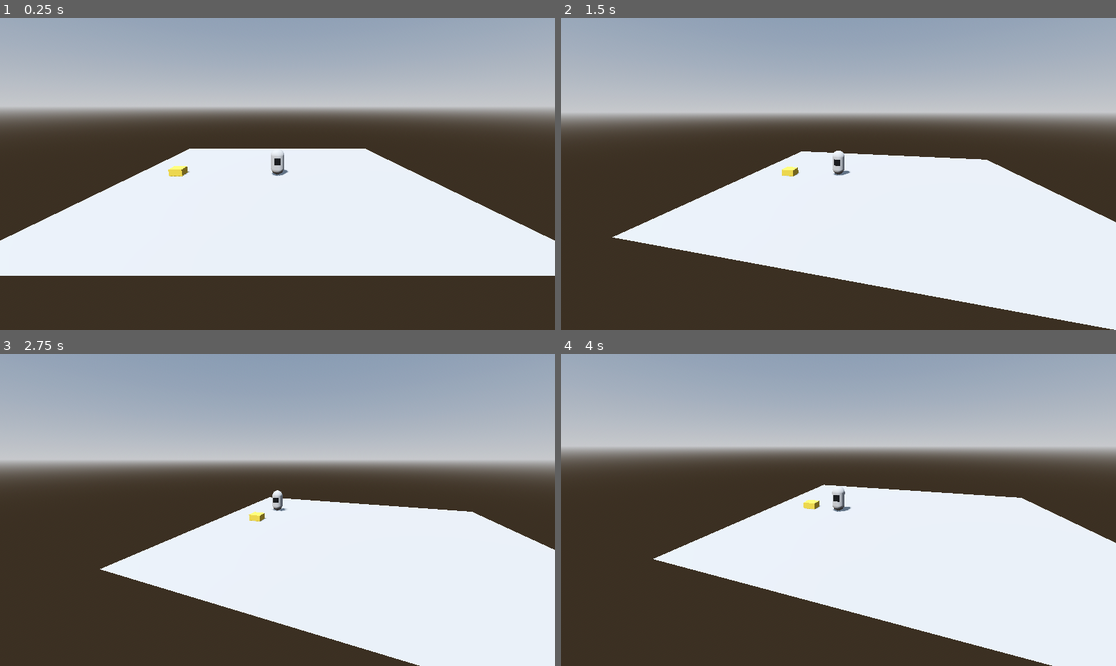
Above: before the commit, frames 1-4 (two rows, left to right).
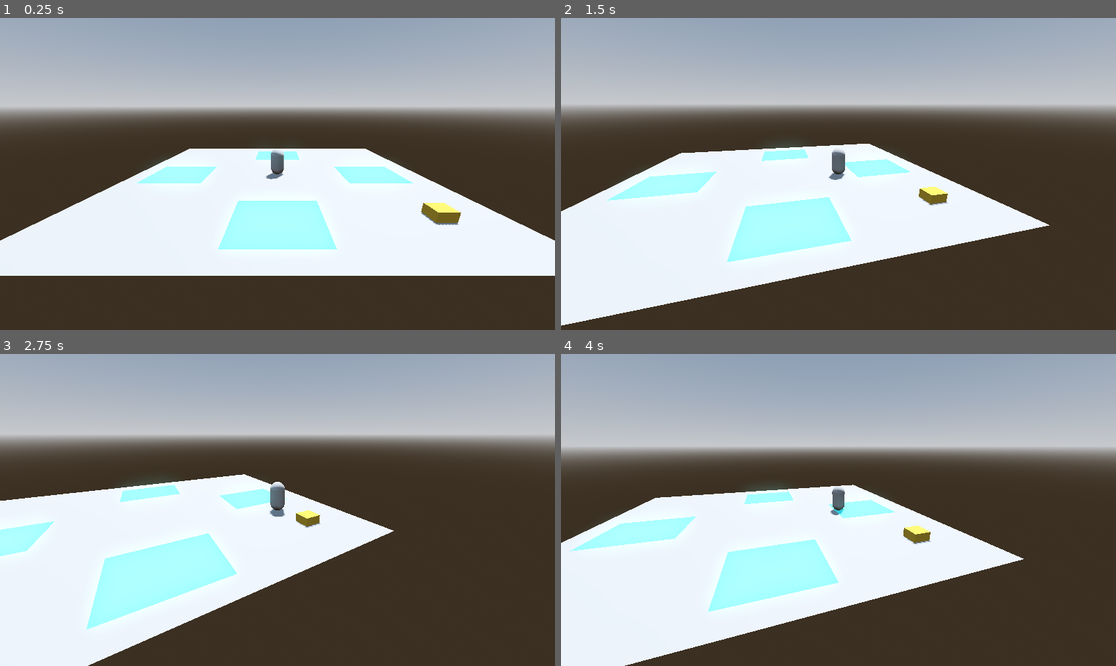
Above: after the commit, the same moments.

Repository: JoaoSant0s/Godot_Test_Project
Game: Godot game, scene res://_Project/Scenes/boot.tscn
Same seed, same stepped clock (60 frames per second), same inputs: the game is played once before the commit and once after it.
Inputs (mouse positions are in pixels of both pictures, inside the frame that each line leads up to):
- Up to frame 1 (0.25 s): no input
- Up to frame 2 (1.5 s): tap Enter (ui_accept) at 0.5, 0.77 s; move the mouse to (960, 158) at 0.52 s; hold D (right) 0.53-1.28 s; move the mouse to (727, 189) at 1.27 s; hold S (back) from 1.28 s (still down)
- Up to frame 3 (2.75 s): tap Enter (ui_accept) at 1.52 s; move the mouse to (333, 441) at 2.02 s; release S (back) at 2.03 s; hold D (right) from 2.03 s (still down)
- Up to frame 4 (4 s): move the mouse to (810, 572) at 2.77 s; release D (right) at 2.78 s; hold W (forward) 2.78-3.53 s; tap Enter (ui_accept) at 3.02, 3.77 s; move the mouse to (1005, 556) at 3.52 s; hold A (left) from 3.53 s (still down)

The runs differ from the first frame. In frame 1, 4.6% of the frame differs, in the area x 24-84%, y 42-75%; in frame 2, 36%; in frame 3, 54%, in the area x 0-100%, y 24-100%; in frame 4, 35%.

Commit message:
)imp): creating trigger platform to interact with players

Diff:
--- a/Modules/VirtualCamera/Runtime/VirtualCamera.gd
+++ b/Modules/VirtualCamera/Runtime/VirtualCamera.gd
@@ -5,6 +5,7 @@
 		return status
 	set(value):
 		status = value
+		print(name, " ", "status ",status)
 
 @export var follow : Node3D
 @export var lookAt : Node3D
@@ -14,6 +15,8 @@
 		return processMethod
 	set(value):
 		processMethod = value
+		print(name, " ", "processMethod ",value)
+
 
 func isStatusRunning():
 	return status == UtilsCamera.VirtualCameraStatus.RUNNING
--- a/_Project/Scenes/scene_3d.tscn
+++ b/_Project/Scenes/scene_3d.tscn
@@ -1,5 +1,6 @@
-[gd_scene load_steps=14 format=3 uid="uid://8jteo7my42mn"]
+[gd_scene load_steps=19 format=3 uid="uid://8jteo7my42mn"]
 
+[ext_resource type="Script" path="res://_Project/Scripts/Cameras/PlatformTrigger.gd" id="1_6vqvf"]
 [ext_resource type="PackedScene" uid="uid://c16dfusqmn3cl" path="res://_Project/Prefabs/player.tscn" id="1_m77aj"]
 [ext_resource type="PackedScene" uid="uid://cwojivt6x64yp" path="res://Modules/VirtualCamera/Prefabs/virtual_camera.tscn" id="2_5x1tr"]
 [ext_resource type="PackedScene" uid="uid://bqfgyuyydr2pd" path="res://_Project/Prefabs/camera_3d.tscn" id="2_ghlyq"]
@@ -23,6 +24,19 @@
 
 [sub_resource type="ConcavePolygonShape3D" id="ConcavePolygonShape3D_uvfuo"]
 data = PackedVector3Array(10, 0, 10, -10, 0, 10, 10, 0, -10, -10, 0, 10, -10, 0, -10, 10, 0, -10)
+
+[sub_resource type="StandardMaterial3D" id="StandardMaterial3D_xjsnx"]
+albedo_color = Color(0.305882, 1, 1, 1)
+
+[sub_resource type="PlaneMesh" id="PlaneMesh_igw6b"]
+material = SubResource("StandardMaterial3D_xjsnx")
+size = Vector2(4, 4)
+
+[sub_resource type="BoxShape3D" id="BoxShape3D_wq0mj"]
+size = Vector3(4, 1, 4)
+
+[sub_resource type="BoxShape3D" id="BoxShape3D_au2w7"]
+size = Vector3(4, 1, 4)
 
 [sub_resource type="StandardMaterial3D" id="StandardMaterial3D_wpuei"]
 albedo_color = Color(0.733333, 0.611765, 0.188235, 1)
@@ -52,14 +66,76 @@
 [node name="CollisionShape3D" type="CollisionShape3D" parent="Ground/StaticBody3D"]
 shape = SubResource("ConcavePolygonShape3D_uvfuo")
 
-[node name="Player" parent="." instance=ExtResource("1_m77aj")]
+[node name="Trigger" type="MeshInstance3D" parent="." node_paths=PackedStringArray("collisionArea", "virtualCamera")]
+transform = Transform3D(1.088, 0, 0, 0, 0.198, 0, 0, 0, 1, 0, 0.0333733, 6.8091)
+mesh = SubResource("PlaneMesh_igw6b")
+script = ExtResource("1_6vqvf")
+collisionArea = NodePath("Area3D")
+virtualCamera = NodePath("VirtualCamera")
+
+[node name="Area3D" type="Area3D" parent="Trigger"]
+
+[node name="CollisionShape3D" type="CollisionShape3D" parent="Trigger/Area3D"]
+shape = SubResource("BoxShape3D_wq0mj")
+
+[node name="VirtualCamera" parent="Trigger" node_paths=PackedStringArray("lookAt") instance=ExtResource("2_5x1tr")]
+transform = Transform3D(0.919118, 0, 0, 0, 3.99117, 3.09486, 0, -0.612783, 0.790251, 0, 25.084, 8.1909)
+lookAt = NodePath("../../Player")
+
+[node name="Trigger2" type="MeshInstance3D" parent="." node_paths=PackedStringArray("collisionArea", "virtualCamera")]
+transform = Transform3D(1.088, 0, 0, 0, 0.198, 0, 0, 0, 1, 0, 0.0333733, -6.29177)
+mesh = SubResource("PlaneMesh_igw6b")
+script = ExtResource("1_6vqvf")
+collisionArea = NodePath("Area3D")
+virtualCamera = NodePath("VirtualCamera2")
+
+[node name="Area3D" type="Area3D" parent="Trigger2"]
+
+[node name="CollisionShape3D" type="CollisionShape3D" parent="Trigger2/Area3D"]
+shape = SubResource("BoxShape3D_wq0mj")
+
+[node name="VirtualCamera2" parent="Trigger2" node_paths=PackedStringArray("lookAt") instance=ExtResource("2_5x1tr")]
+transform = Transform3D(-0.919118, 0, 8.03518e-08, 0, 5.0505, 0, -8.74228e-08, 0, -1, 0, 25.084, -8.70823)
+lookAt = NodePath("../../Player")
+
+[node name="Trigger3" type="MeshInstance3D" parent="." node_paths=PackedStringArray("collisionArea", "virtualCamera")]
+transform = Transform3D(1.088, 0, 0, 0, 0.198, 0, 0, 0, 1, 7.06276, 0.0333733, 0.126667)
+mesh = SubResource("PlaneMesh_igw6b")
+script = ExtResource("1_6vqvf")
+collisionArea = NodePath("Area3D")
+virtualCamera = NodePath("VirtualCamera3")
+
+[node name="Area3D" type="Area3D" parent="Trigger3"]
+
+[node name="CollisionShape3D" type="CollisionShape3D" parent="Trigger3/Area3D"]
+shape = SubResource("BoxShape3D_wq0mj")
+
+[node name="VirtualCamera3" parent="Trigger3" instance=ExtResource("2_5x1tr")]
+transform = Transform3D(1.09604e-08, 0, 0.919118, 0, 5.0505, 0, -1, 0, 1.19249e-08, 7.29526, 25.084, -0.126667)
+
+[node name="Trigger4" type="MeshInstance3D" parent="." node_paths=PackedStringArray("collisionArea", "virtualCamera")]
+transform = Transform3D(1.088, 0, 0, 0, 0.198, 0, 0, 0, 1, -7.41956, 0.0333733, 0.126667)
+mesh = SubResource("PlaneMesh_igw6b")
+script = ExtResource("1_6vqvf")
+collisionArea = NodePath("Area3D")
+virtualCamera = NodePath("VirtualCamera4")
+
+[node name="Area3D" type="Area3D" parent="Trigger4"]
+
+[node name="CollisionShape3D" type="CollisionShape3D" parent="Trigger4/Area3D"]
+shape = SubResource("BoxShape3D_au2w7")
+
+[node name="VirtualCamera4" parent="Trigger4" instance=ExtResource("2_5x1tr")]
+transform = Transform3D(-4.01759e-08, 0, -0.919118, 0, 5.0505, 0, 1, 0, -4.37114e-08, -6.96732, 25.084, -0.126667)
+
+[node name="Player" parent="." groups=["Player"] instance=ExtResource("1_m77aj")]
 
 [node name="Camera3D" parent="." instance=ExtResource("2_ghlyq")]
 transform = Transform3D(1, 0, 0, 0, 0.790048, 0.613045, 0, -0.613045, 0.790048, 0, 8.401, 9.39407)
 script = ExtResource("4_akgbh")
 
 [node name="MeshInstance3D" type="MeshInstance3D" parent="."]
-transform = Transform3D(1, 0, 0, 0, 1, 0, 0, 0, 1, 7.67247, 0, 0)
+transform = Transform3D(1, 0, 0, 0, 1, 0, 0, 0, 1, 7.67247, 0, 6.46515)
 mesh = SubResource("BoxMesh_bskhn")
 
 [node name="StaticBody3D" type="StaticBody3D" parent="MeshInstance3D"]
@@ -67,22 +143,3 @@
 
 [node name="CollisionShape3D" type="CollisionShape3D" parent="MeshInstance3D/StaticBody3D"]
 shape = SubResource("BoxShape3D_wtq34")
-
-[node name="VirtualCamera3" parent="." node_paths=PackedStringArray("lookAt") instance=ExtResource("2_5x1tr")]
-transform = Transform3D(-1, 0, 8.74228e-08, 0, 1, 0, -8.74228e-08, 0, -1, 0, 5, -15)
-follow = NodePath("")
-lookAt = NodePath("../Player")
-
-[node name="VirtualCamera2" parent="." instance=ExtResource("2_5x1tr")]
-transform = Transform3D(-4.37114e-08, 0, -1, 0, 1, 0, 1, 0, -4.37114e-08, -15, 5, 0)
-follow = NodePath("")
-lookAt = NodePath("")
-
-[node name="VirtualCamera" parent="." node_paths=PackedStringArray("lookAt") instance=ExtResource("2_5x1tr")]
-transform = Transform3D(1, 0, 0, 0, 0.790251, 0.612783, 0, -0.612783, 0.790251, 0, 5, 15)
-lookAt = NodePath("../Player")
-
-[node name="VirtualCamera4" parent="." instance=ExtResource("2_5x1tr")]
-transform = Transform3D(1.19249e-08, 0, 1, 0, 1, 0, -1, 0, 1.19249e-08, 15, 5, 0)
-follow = NodePath("")
-lookAt = NodePath("")
--- /dev/null
+++ b/_Project/Scripts/Cameras/PlatformTrigger.gd
@@ -0,0 +1,18 @@
+class_name PlatformTrigger extends Node
+
+@export var collisionArea : Area3D
+@export var virtualCamera : VirtualCamera
+
+var enterCallable = Callable(self, "_trigger_platform")
+
+func _ready():
+	collisionArea.body_entered.connect(enterCallable)
+
+func _trigger_platform(body : Node3D):
+	if not body.is_in_group("Player"): return
+
+	print(body)
+
+func _exit_tree():
+	collisionArea.body_entered.disconnect(enterCallable)
+	pass
